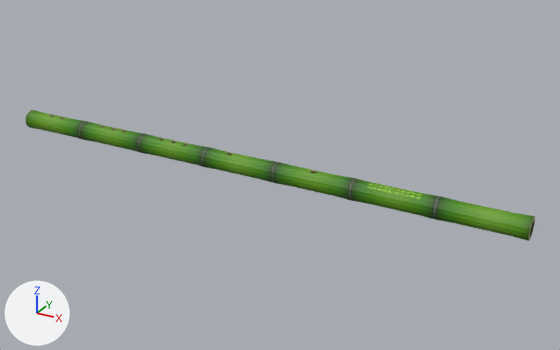
One commit to the Blender file Musical_Instruments/Dizi_Pro/Dizi.blend: the scene before it, then after it.
Before and after are seen from a 50 mm lens placed at (10.74, -17.27, 8.58), pointed at (1.01, 0.42, -0.26). Lighting does not change. The marker at lower left points along +X, +Y and +Z.

Objects in the first picture: 'Dizi.001'.
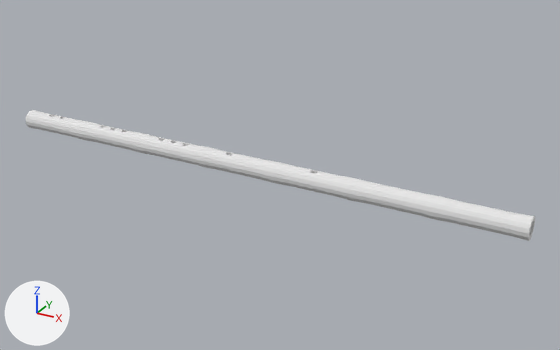
Boxes (x1, y1, x2, y2) around the edits, measured in the pictures (560 x 350 px):
'Dizi.001', recoloured (green to white): (26, 110, 535, 241) in both

Patch to the scene script:
```diff
--- a/Musical_Instruments/Dizi_Pro/Dizi.blend.py
+++ b/Musical_Instruments/Dizi_Pro/Dizi.blend.py
@@ mat_材质_001 @@
+mat_材质_001 = diffuse_material('材质.001')
+mat_材质_001.base_color = (0.8, 0.8, 0.8)  # white #e7e7e7
@@ me_dizi_001 @@
 me_dizi_001.from_pydata(...)  # 3960 vertices, 4100 faces; spans x -0.26..0.26, y -0.26..0.26, z -5.23..5.23
-me_dizi_001.materials.append(mat_dizi_pro_texture_png)  # picture img_dizi_pro_texture_png
@@ ob_dizi_001 @@
 ob_dizi_001.scale = (1.14, 1.14, 1.54)
+ob_dizi_001.material_slots[0].link = 'OBJECT'; ob_dizi_001.material_slots[0].material = mat_材质_001  # white #e7e7e7
```
